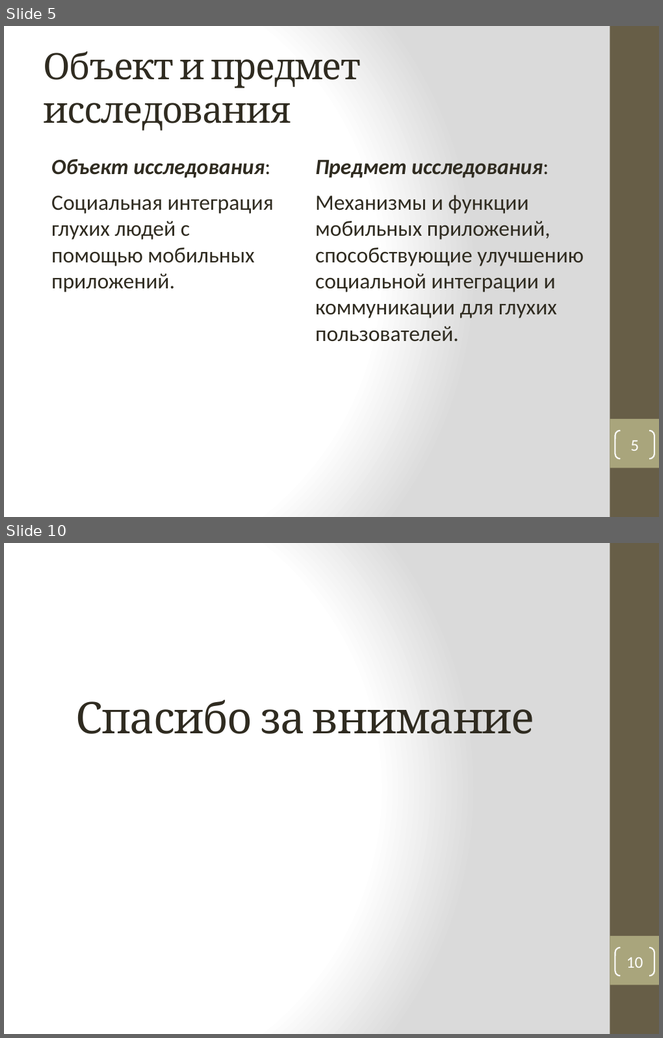
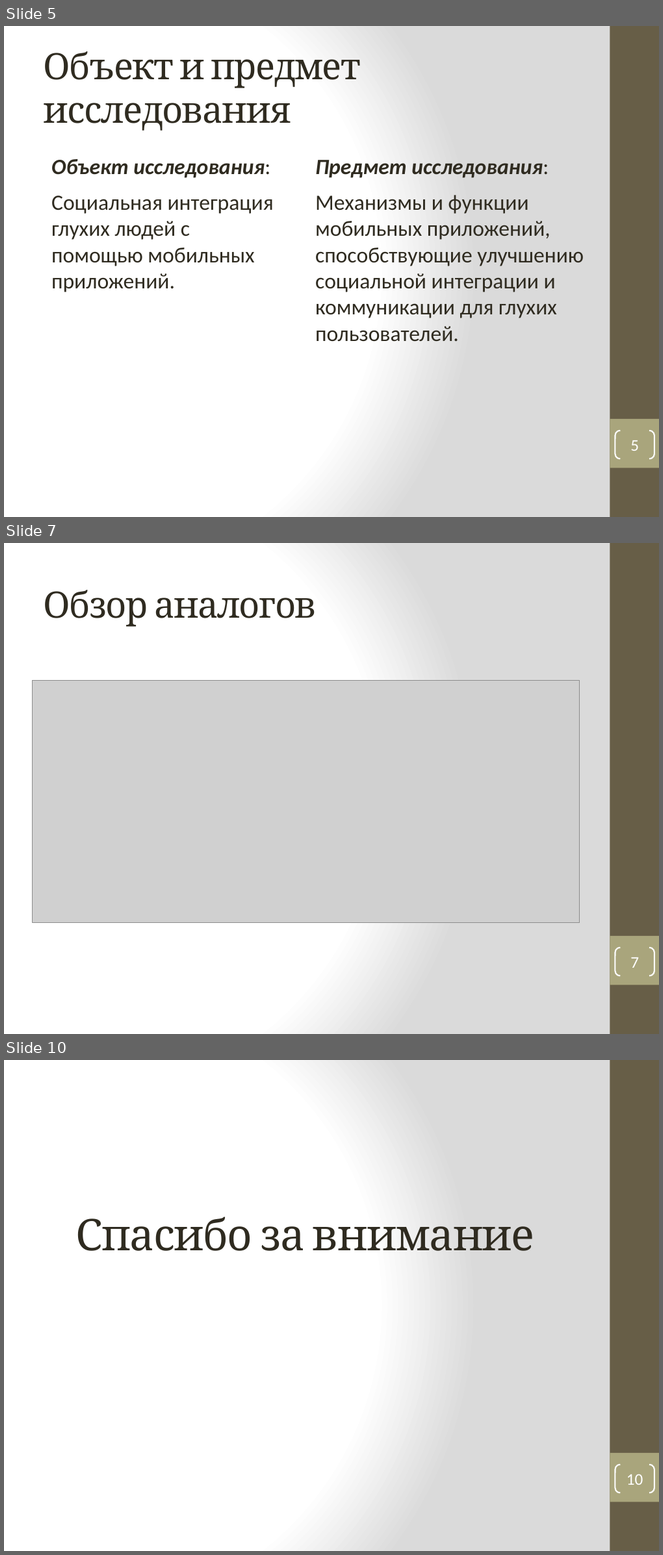
Before and after one commit to vadimgilka/DeafAndDumbPeople, a slide deck: Моя документация/Презентация_Панова.pptx. Shown one above the other, each under a label of ours: slides 5 and 10 before the commit, slides 5, 7 and 10 after it; the slides between them are not shown. The pictures are 663x1038 and 663x1555 pixels, drawn with LibreOffice and Linux fonts; fonts in the diff are those of the drawing; grey boxes stand for pictures. Boxes give left, top, right and bottom in pixels: in the first picture for what was removed or moved away, otherwise in the second. Text is boxed around its words. In the diff, an @@ line names an element or a change of style, - is before the commit and + after.

```diff
--- a/Моя документация/Презентация_Панова.pptx
+++ b/Моя документация/Презентация_Панова.pptx
@@ slide 7 added at (4, 543, 659, 1034), background gradient #FFFFFF to #DADADA; not listed: 2 template elements that a slide beside it also shows @@
@@ title added at (43, 590, 317, 627), 40 pt, text #2F2B20 @@
+Обзор аналогов
@@ picture added at (32, 681, 579, 923) @@
@@ page number added at (615, 948, 655, 976), outline #FFFFFF 1.5 pt, 18 pt, text #FFFFFF @@
+7
```
Also in this commit, not shown: 3 other slides added, 4 slides removed, 1 other file.
